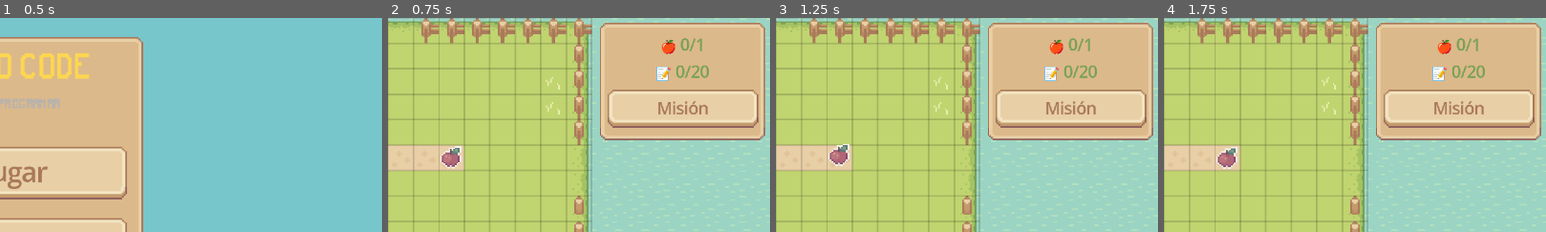
Above: before the commit, frames 1-4 (left to right).
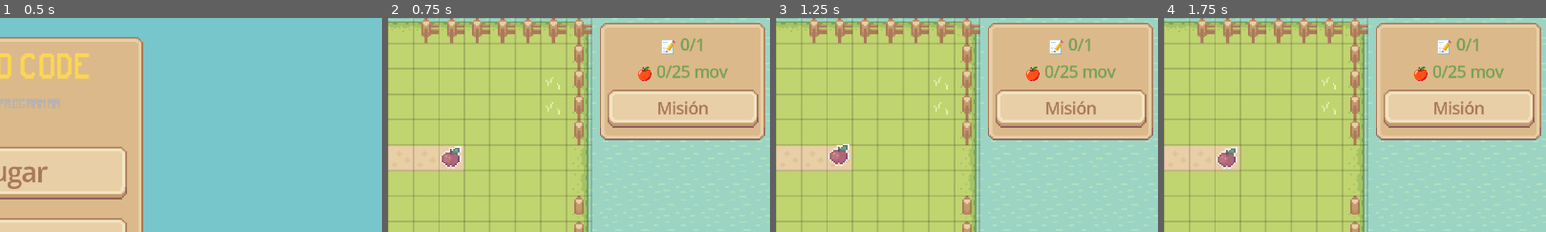
Above: after the commit, the same moments.

Repository: iarabaya/proyecto-integrador-v1
Game: Godot game, scene res://scenes/main_menu/main_menu.tscn
The game is run twice, just before and just after one commit, with the same random seed, the same clock (stepped at 60 frames per second) and the same inputs.
Inputs:
- Up to frame 1 (0.5 s): no input
- Up to frame 2 (0.75 s): click "▶ Jugar" at 0.5 s
- Up to frame 3 (1.25 s): no input
- Up to frame 4 (1.75 s): click "✕ Limpiar" at 1.25 s
The pictures show only the part of the screen within x 50-100%, y 0-50%; the shares and areas given below are measured in that part.

Frame 1 is identical in both runs. In frame 2, 1.1% of the frame differs, in the area x 65-89%, y 10-30%; in frame 3, 1.1%; in frame 4, 1.1%.

Commit message:
feat: add upper right panel with game info

Diff:
--- a/scenes/command_ui/command_ui.gd
+++ b/scenes/command_ui/command_ui.gd
@@ -16,6 +16,12 @@
 var _slot_nodes: Array[PanelContainer] = []
 var _selected: Array[int] = []
 
+# Game info UI
+@onready var _pickup_label: Label  = $PanelUpperRight/VBox/PickupLabel
+@onready var _moves_label:  Label  = $PanelUpperRight/VBox/MovesLabel
+@onready var _btn_info:     Button = $PanelUpperRight/VBox/BtnInfo
+
+# D-pad buttons
 @onready var _btn_up:      TextureButton        = $Panel/Margin/HBox/DPad/BtnUp
 @onready var _btn_down:    TextureButton        = $Panel/Margin/HBox/DPad/BtnDown
 @onready var _btn_left:    TextureButton        = $Panel/Margin/HBox/DPad/BtnLeft
@@ -40,6 +46,12 @@
 	_btn_execute.pressed.connect(_on_execute)
 	_btn_clear.pressed.connect(_on_clear)
 	_btn_restart.pressed.connect(_on_restart)
+	_btn_info.pressed.connect(_on_info_pressed)
+	_update_moves_label()
+
+func _on_info_pressed() -> void:
+	# Placeholder for now — will toggle mission overlay later
+	pass
 
 func lock(locked: bool) -> void:
 	for btn in [_btn_up, _btn_down, _btn_left, _btn_right, _btn_jump, _btn_execute]:
@@ -51,6 +63,7 @@
 	_queue.append(cmd)
 	_add_slot_node(cmd, _queue.size())
 	_scroll_to_end()
+	_update_moves_label()
 
 func _on_execute() -> void:
 	if _queue.is_empty(): return
@@ -75,11 +88,13 @@
 			_slot_nodes[i].queue_free()
 			_slot_nodes.remove_at(i)
 		_selected.clear()
+	_update_moves_label()
 
 func clear_queue() -> void:
 	_selected.clear()
 	_queue.clear()
 	_clear_slot_nodes()
+	_update_moves_label()
 
 # ── Slot management ──────────────────────────────────────────────────
 
@@ -156,3 +171,10 @@
 		_scroll.scroll_horizontal = int(slot_left)
 	elif slot_right > visible_right:
 		_scroll.scroll_horizontal = int(slot_right - _scroll.size.x)
+
+# Slots UI
+func _update_moves_label() -> void:
+	_moves_label.text = "🍎 %d/%d mov" % [_queue.size(), MAX_SLOTS]
+
+func update_pickup_counter(collected: int, total: int) -> void:
+	_pickup_label.text = "📝 %d/%d" % [collected, total]
--- a/scenes/game_level/game_level.gd
+++ b/scenes/game_level/game_level.gd
@@ -10,7 +10,6 @@
 
 @onready var _ui:              CanvasLayer  = $CommandUI
 @onready var _character_reaction: CharacterReaction = $CommandUI/ReactionPanel/Reaction
-@onready var _pickup_label: Label = $CommandUI/PanelUpperRight/VBox/PickupLabel
 
 @onready var _btn_pause: TextureButton = $CommandUI/PauseButton
 @onready var _pause_menu: PauseMenu = $PauseMenu
@@ -132,4 +131,4 @@
 func _update_pickup_counter() -> void:
 	var collected := pickup_manager.get_collected()
 	var total := collected + pickup_manager.get_remaining()
-	_pickup_label.text = "🍎 %d/%d" % [collected, total]
+	_ui.update_pickup_counter(collected, total)
